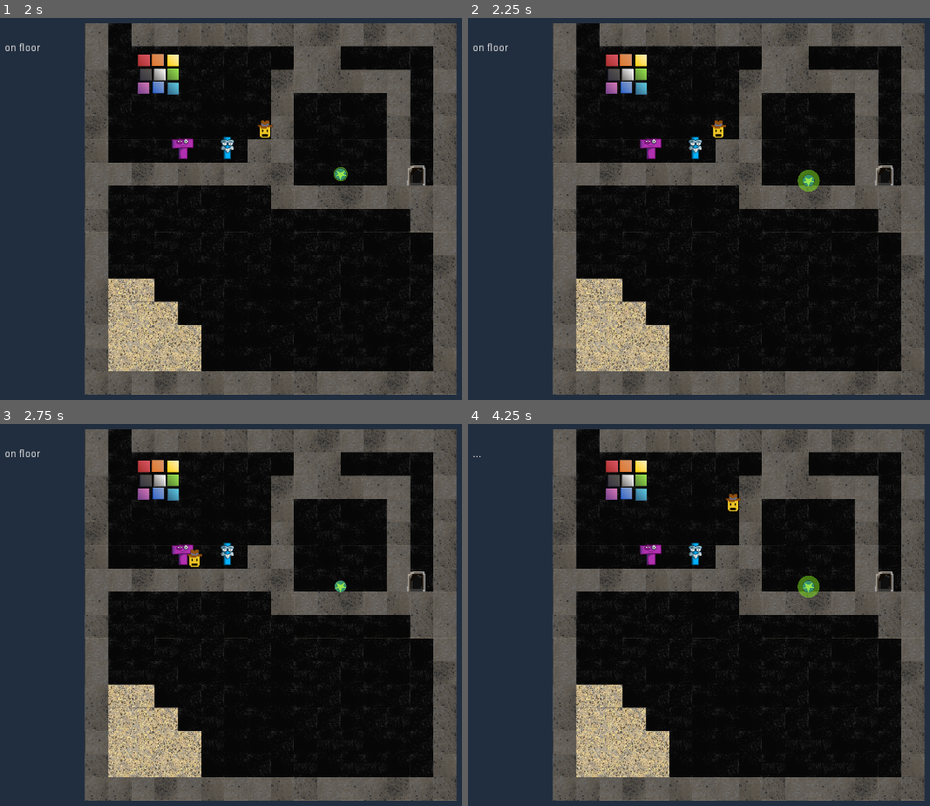
Above: before the commit, frames 1-4 (two rows, left to right).
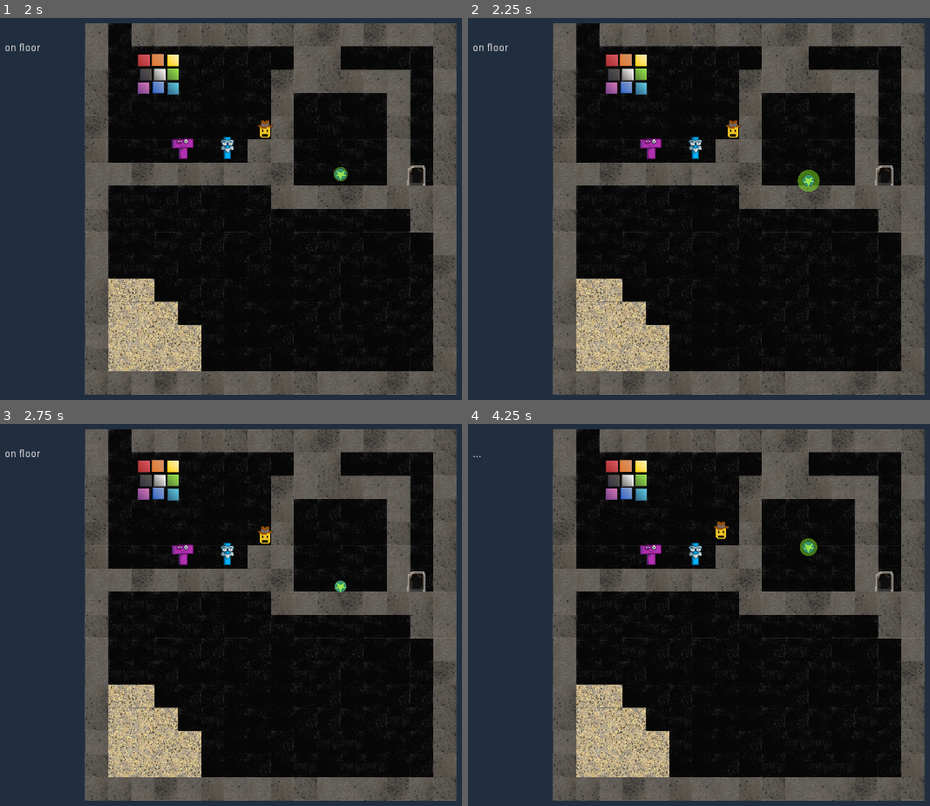
Above: after the commit, the same moments.

Repository: tangentstorm/ld48
Game: Godot game, scene res://scene.tscn
Two runs of this game, one before a commit and one after it. Both use one fixed random seed, a clock stepped at 60 frames per second and the inputs below.
Inputs:
- Up to frame 1 (2 s): hold E 0.53-1.28 s; hold Right from 0.53 s (still down); tap Space at 0.77, 1.52 s; tap E at 1.35 s
- Up to frame 2 (2.25 s): release Right at 2.03 s; hold Left from 2.03 s (still down); hold E from 2.03 s (still down)
- Up to frame 3 (2.75 s): keep holding Left; keep holding E
- Up to frame 4 (4.25 s): release Left at 2.78 s; release E at 2.78 s; hold Right from 2.78 s (still down); tap E at 2.85 s; tap Space at 3.02, 3.77 s; hold E from 3.53 s (still down); tap Escape at 4.15 s

Frame 1 is identical in both runs. In frame 2, 0.2% of the frame differs, in the area x 52-60%, y 26-32%; in frame 3, 0.2%; in frame 4, 0.6%, in the area x 53-77%, y 18-46%.

Commit message:
ernie: wasd/dvorak movement, esc to reset scene

Diff:
--- a/game/ernie.gd
+++ b/game/ernie.gd
@@ -29,7 +29,9 @@
 
 	if is_on_floor() or is_on_wall():
 		if is_on_wall(): dxy.x = 0
-		if Input.is_key_pressed(KEY_LEFT):
+		if Input.is_key_pressed(KEY_LEFT) or Input.is_key_pressed(KEY_A):
 			dxy += Vector2.LEFT * SPEED
-		if Input.is_key_pressed(KEY_RIGHT):
+		if Input.is_key_pressed(KEY_RIGHT) or Input.is_key_pressed(KEY_D) or Input.is_key_pressed(KEY_E):
 			dxy += Vector2.RIGHT * SPEED
+	if Input.is_key_pressed(KEY_ESCAPE):
+		get_tree().reload_current_scene()
